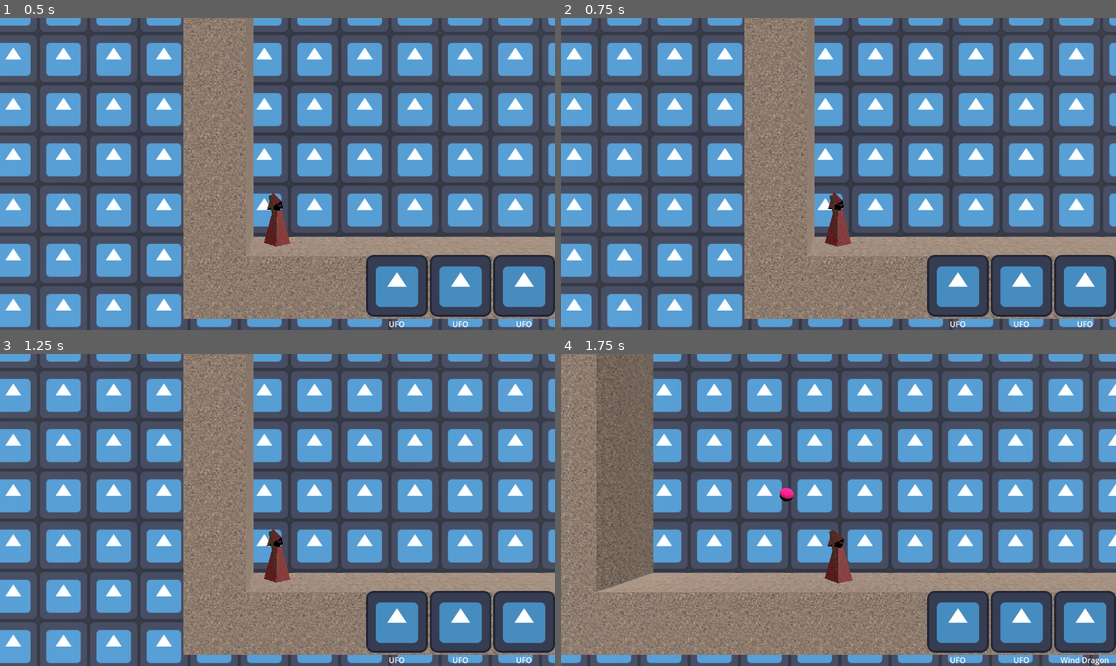
Above: before the commit, frames 1-4 (two rows, left to right).
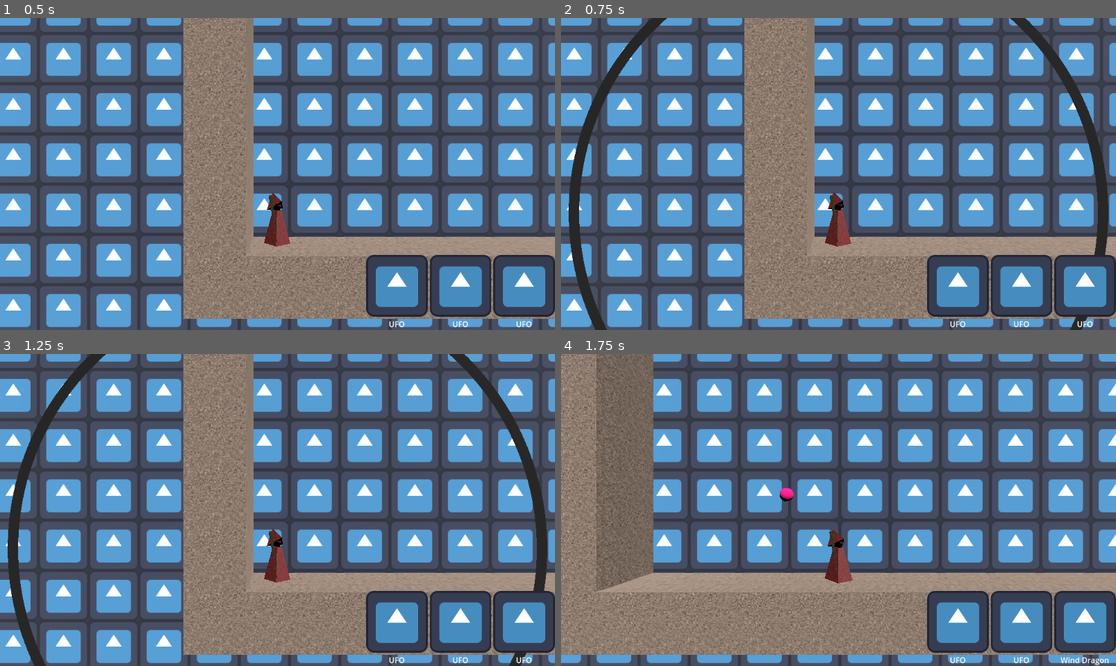
Above: after the commit, the same moments.

Repository: andriybyelikov/ludumdare55
Game: Godot game, scene res://prototype1.tscn
The game is run twice, just before and just after one commit, with the same random seed, the same clock (stepped at 60 frames per second) and the same inputs. The engine's default icon, where the game draws it, is replaced by a stand-in: a white triangle on a blue panel in a dark square.
Inputs (mouse positions are in pixels of both pictures, inside the frame that each line leads up to):
- Up to frame 1 (0.5 s): no input
- Up to frame 2 (0.75 s): click (960, 286) at 0.52 s
- Up to frame 3 (1.25 s): no input
- Up to frame 4 (1.75 s): tap Enter at 1.25 s; move the mouse to (960, 494) at 1.27 s; hold D (move_right) from 1.28 s (still down); click (960, 494) at 1.35 s; tap Space (jump) at 1.52 s

Frame 1 is identical in both runs. In frame 2, 3.8% of the frame differs, in the area x 1-99%, y 0-100%; in frame 3, 3.8%; in frame 4, nothing differs.

Commit message:
Flexibility to summoning skill constraints

Diff:
--- a/gui/skills/ufo_teleport.tres
+++ b/gui/skills/ufo_teleport.tres
@@ -10,6 +10,6 @@
 name = "UFO"
 description = ""
 model = ExtResource("2_saroa")
-summoning_range = 30
+summoning_range = 20
 lifespan = 0
 effect_range = 0
--- a/levels/level1.tscn
+++ b/levels/level1.tscn
@@ -6,7 +6,7 @@
 [ext_resource type="Resource" uid="uid://bpyjuaap5568o" path="res://gui/skills/dragon_wind_breath.tres" id="3_cemqq"]
 
 [sub_resource type="BoxShape3D" id="BoxShape3D_yjs62"]
-size = Vector3(4, 1, 4)
+size = Vector3(4.615, 1, 4)
 
 [sub_resource type="BoxMesh" id="BoxMesh_ipws0"]
 size = Vector3(4, 1, 4)
--- a/prototype1.gd
+++ b/prototype1.gd
@@ -92,6 +92,7 @@
 func spawn_ufo(p_position: Vector3):
     summoner.position = p_position
 
+
 func _click_terrain_collision(p_position: Vector3):
     raycast.global_position = camera.global_position
     # raycast.global_position.z *= -1 // So that does not block view for debugging
@@ -103,12 +104,18 @@
     raycast.target_position = p_position-raycast.global_position
     return raycast.is_colliding()
 
+func _valid_spawn_radius(p_position: Vector3):
+    var spawn_position = cast_range.global_position
+    var within_spawn_radius: bool = p_position.distance_to(spawn_position) <= summoning.summoning_range
+    return within_spawn_radius
+
 
 func _is_valid_summon_position(p_position: Vector3):
-    var summoning_radius: int = summoning.summoning_range
-    var spawn_position = cast_range.global_position
-    var within_spawn_radius: bool = p_position.distance_to(spawn_position) <= summoning_radius
-    return within_spawn_radius and not _click_terrain_collision(p_position)
+    match summoning.name:
+        "UFO":
+            return _valid_spawn_radius(p_position) and not _player_terrain_collision(p_position)
+        _:
+            return _valid_spawn_radius(p_position) and not _click_terrain_collision(p_position)
 
 
 func _unhandled_input(event):
@@ -116,7 +123,8 @@
         var mouse_position: Vector2 = get_viewport().get_mouse_position()
         var mouse_world_position = camera.project_position(mouse_position, camera.position.z)
 
-        if Input.is_action_just_pressed("confirm") and _is_valid_summon_position(mouse_world_position):
+        if (Input.is_action_just_pressed("confirm")
+                and _is_valid_summon_position(mouse_world_position)):
             cast_range.hide()
             do_summoning(mouse_world_position)
             try_refill_hand()
@@ -125,10 +133,10 @@
 func _process(_delta):
     if summoning:
         var current_position: Vector2 = get_viewport().get_mouse_position()
-        var world_position = camera.project_position(current_position, camera.position.z)
-        get_node("aa").position = world_position
+        var mouse_world_position = camera.project_position(current_position, camera.position.z)
+        get_node("aa").position = mouse_world_position
         var material = cast_range.mesh.surface_get_material(0)
-        if _is_valid_summon_position(world_position):
+        if _is_valid_summon_position(mouse_world_position):
             material.albedo_color = Color(1, 1, 1, 1.0)
         else:
             material.albedo_color = Color(0, 0, 0, 1.0)
@@ -137,7 +145,5 @@
 
 func _on_goal_body_entered(body:Node3D):
     if body.name == "Summoner":
-        print("You Win!")
         level.queue_free()
         init_level()
-        # get_tree().change_scene("res://scenes/Level.tscn")
